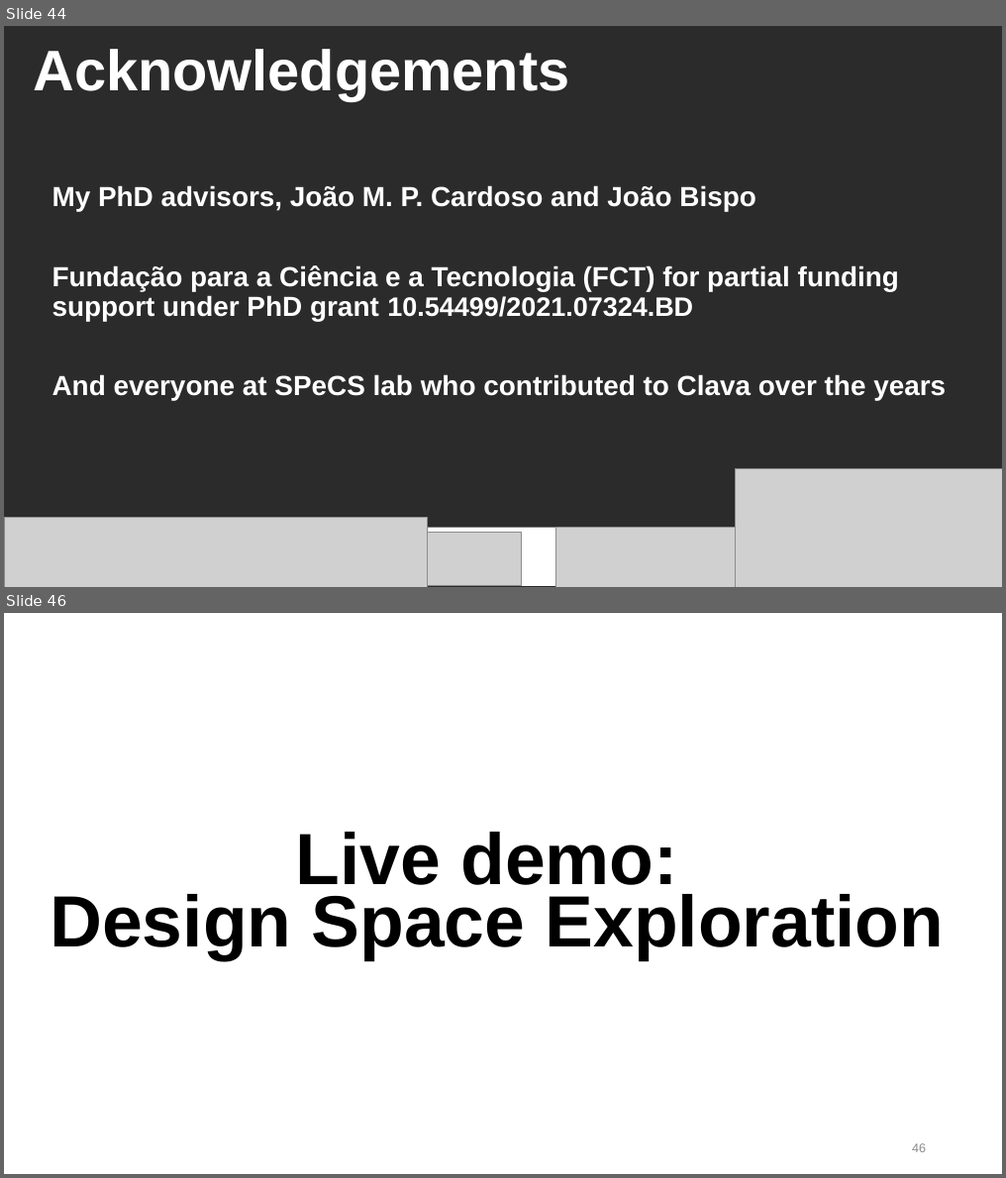
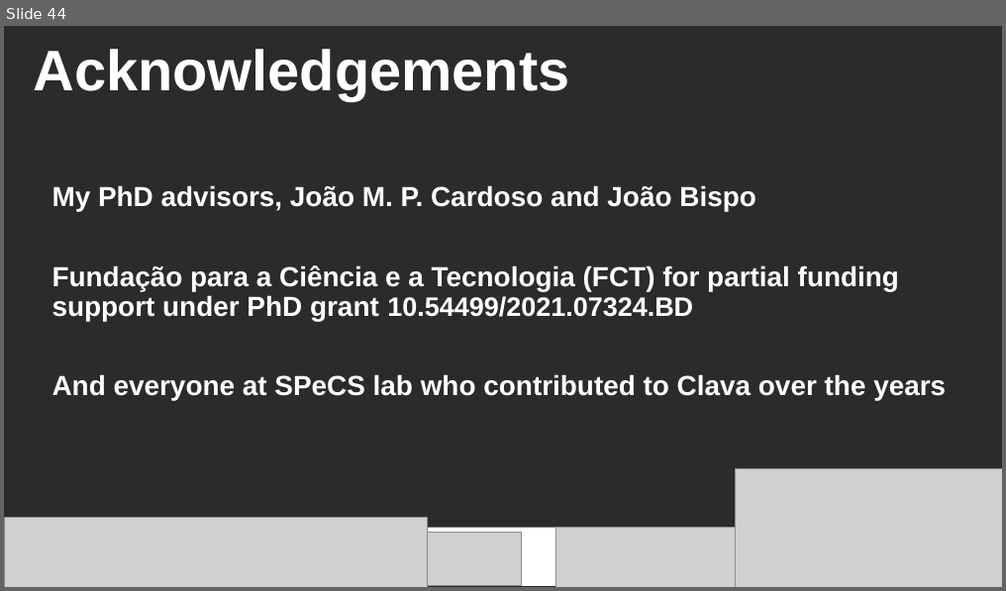
Before and after one commit to specs-feup/gnu-tools-cauldron-2025-demo, a slide deck: docs/GNU_Tools_Cauldron_Presentation.pptx. Shown one above the other, each under a label of ours: slides 44 and 46 before the commit, slide 44 after it; the slides between them are not shown. The pictures are 1006x1178 and 1006x591 pixels, drawn with LibreOffice and Linux fonts; fonts in the diff are those of the drawing; grey boxes stand for pictures; background and template pictures are left out; a plain dark background stands for a picture behind light text. Boxes give left, top, right and bottom in pixels: in the first picture for what was removed or moved away, otherwise in the second. Text is boxed around its words. In the diff, an @@ line names an element or a change of style, - is before the commit and + after.

Commit message:
Updates presentation

```diff
--- a/docs/GNU_Tools_Cauldron_Presentation.pptx
+++ b/docs/GNU_Tools_Cauldron_Presentation.pptx
@@ slide 46 removed at (4, 613, 1002, 1174), background #FFFFFF @@
@@ text removed at (50, 832, 944, 960) @@
-Live demo:
-Design Space Exploration
@@ page number removed at (912, 1144, 926, 1153) @@
-46
```
Also in this commit, not shown: 1 slide changed.
